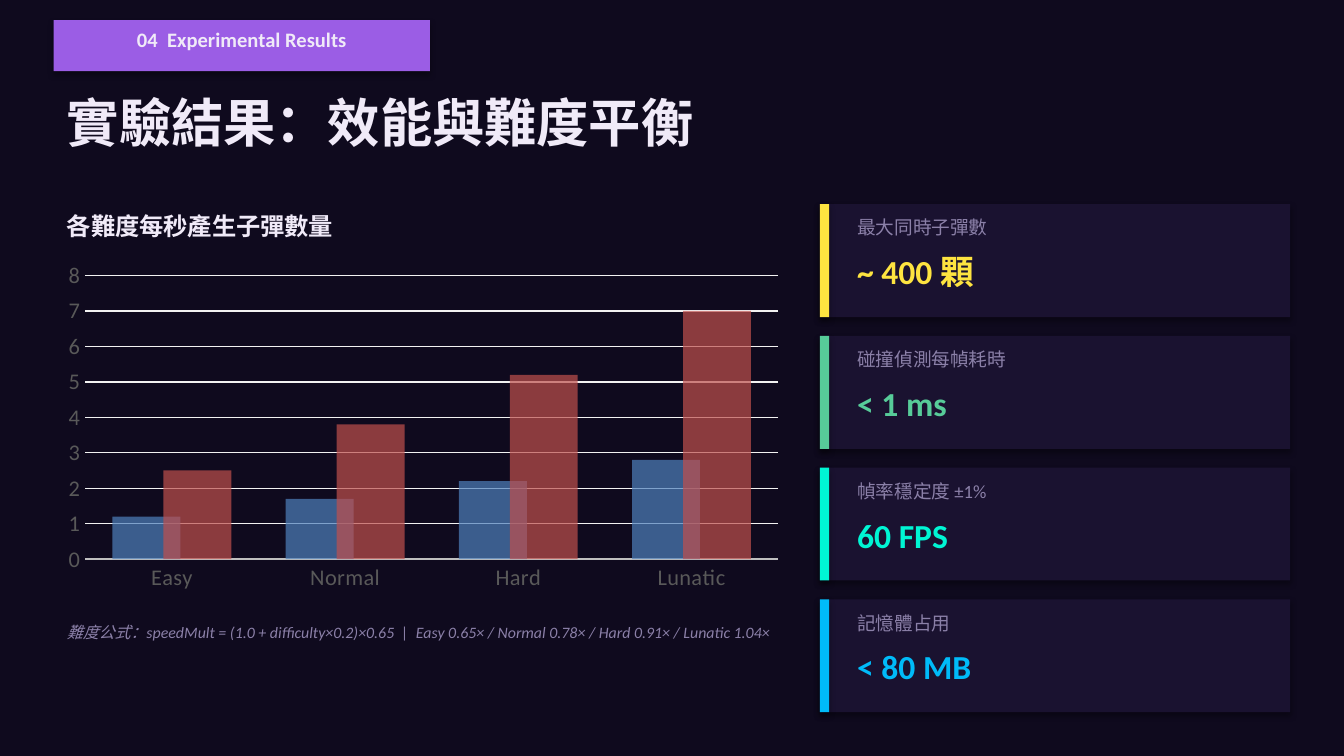
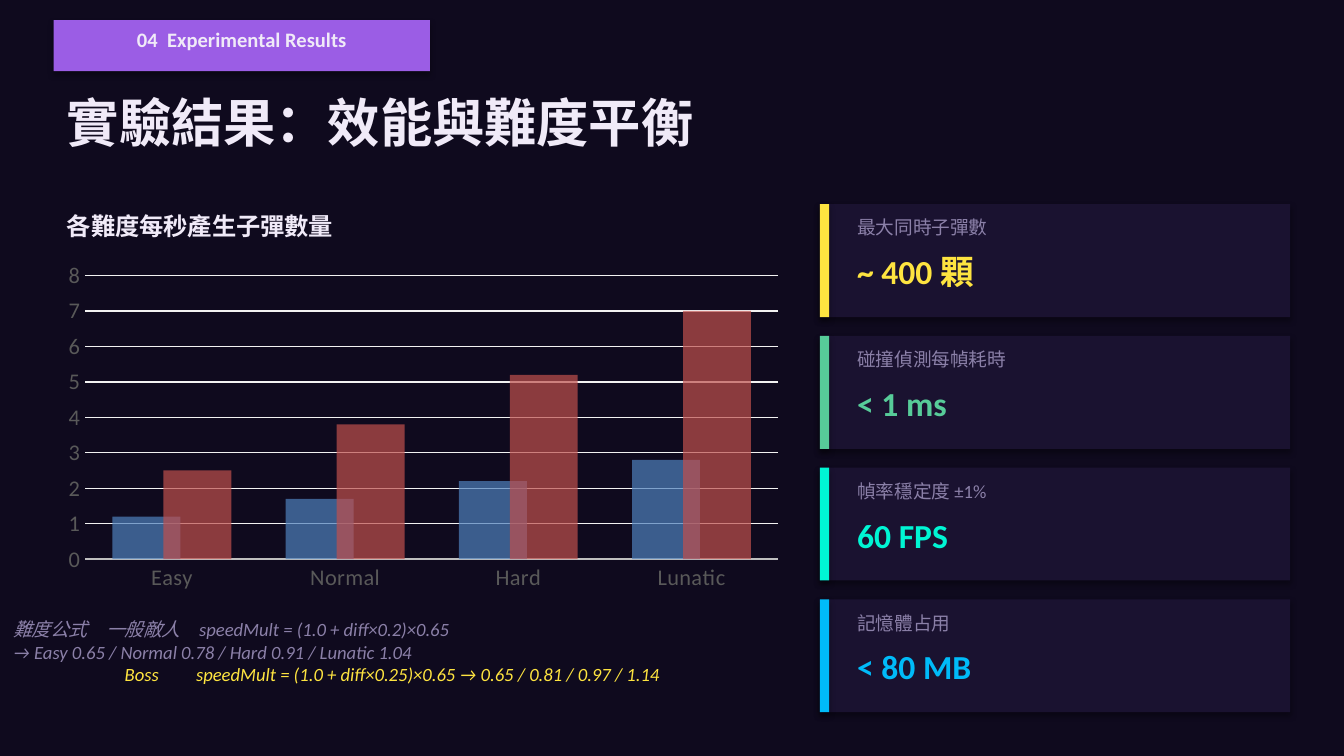
Before and after one commit to Shirodot/BulletStorm, a slide deck: slide 9 of ppt/02_演算法設計_含遊戲例圖.pptx. Drawn at 1344x756 pixels with LibreOffice and Linux fonts; fonts in the diff are those of the drawing. Boxes give left, top, right and bottom in pixels: in the first picture for what was removed or moved away, otherwise in the second. Text is boxed around its words. In the diff, an @@ line names an element or a change of style, - is before the commit and + after.

```diff
--- a/ppt/02_演算法設計_含遊戲例圖.pptx
+++ b/ppt/02_演算法設計_含遊戲例圖.pptx
@@ text at bbox=[13, 620, 659, 684]: text changed; size 8.5 to 10 pt @@
-難度公式：speedMult = (1.0 + difficulty×0.2)×0.65 | Easy 0.65× / Normal 0.78× / Hard 0.91× / Lunatic 1.04×
+難度公式 一般敵人 speedMult = (1.0 + diff×0.2)×0.65
+→ Easy 0.65 / Normal 0.78 / Hard 0.91 / Lunatic 1.04
+Boss speedMult = (1.0 + diff×0.25)×0.65 → 0.65 / 0.81 / 0.97 / 1.14
```
Also in this commit, not shown: 6 other slides changed, 5 other files.
